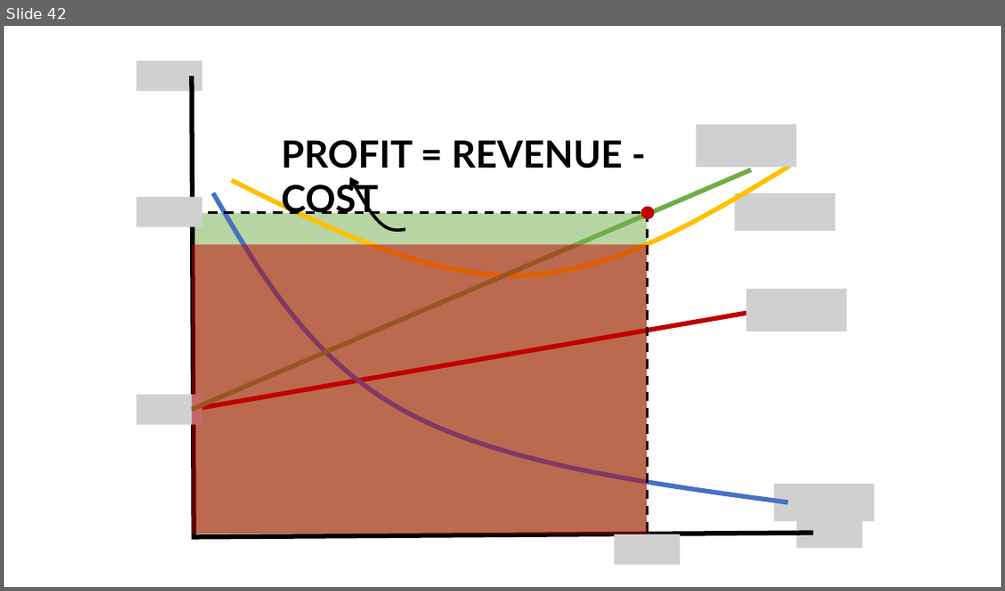
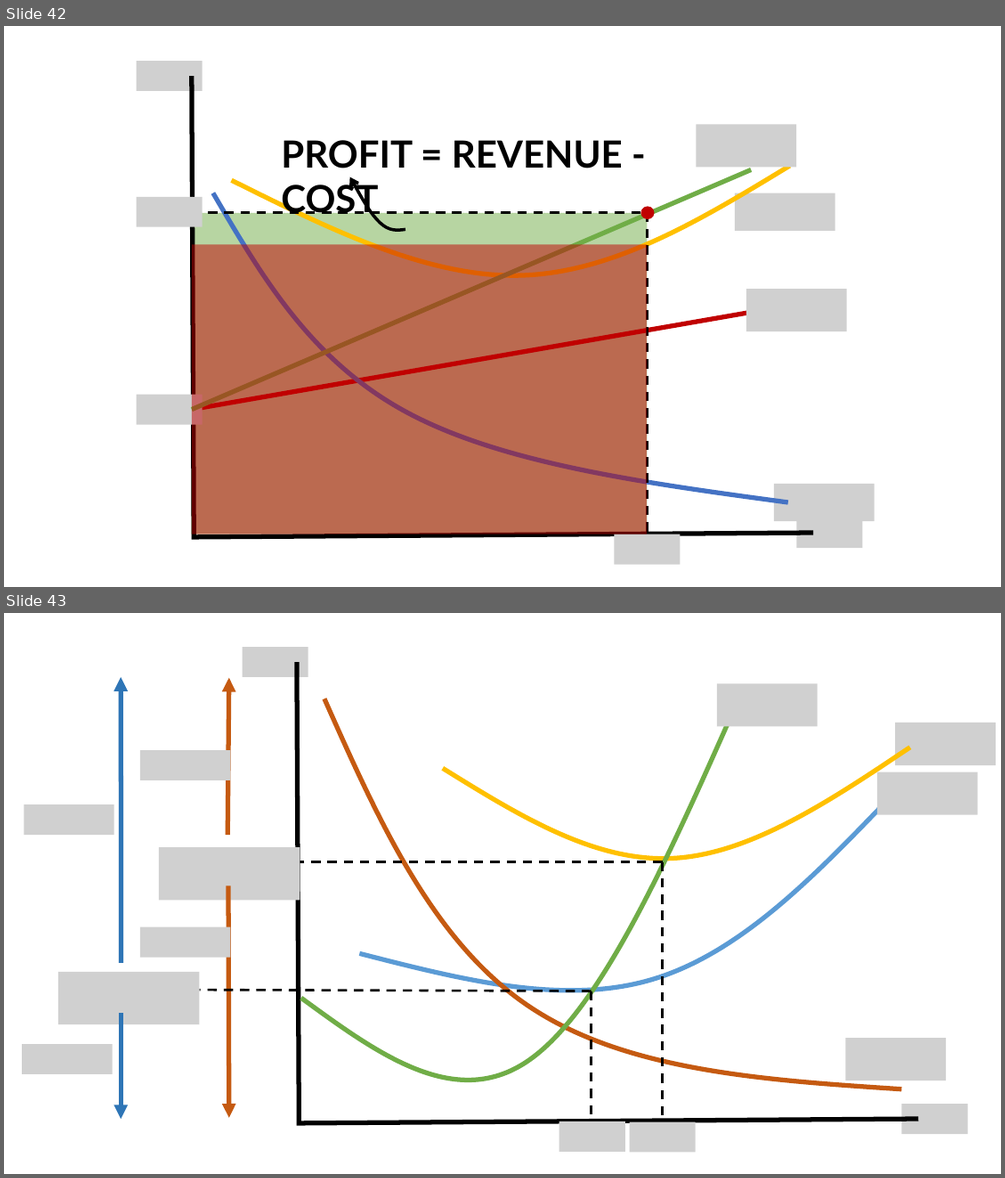
Before and after one commit to jrojas1003/EC-311, a slide deck: Slides/graph-maker.pptx. Shown one above the other, each under a label of ours: slide 42 before the commit, slides 42 and 43 after it. The pictures are 1005x591 and 1005x1178 pixels, drawn with LibreOffice and Linux fonts; fonts in the diff are those of the drawing; grey boxes stand for pictures. Boxes give left, top, right and bottom in pixels: in the first picture for what was removed or moved away, otherwise in the second. Text is boxed around its words. In the diff, an @@ line names an element or a change of style, - is before the commit and + after.

```diff
--- a/Slides/graph-maker.pptx
+++ b/Slides/graph-maker.pptx
@@ slide 43 added at (4, 613, 1001, 1174), background #FFFFFF @@
@@ picture added at (243, 647, 308, 676) @@
@@ freeform shape added at (297, 662, 919, 1124), outline #000000 4.5 pt @@
@@ arrow added from (121, 963) to (121, 677), #2E75B6 4.5 pt @@
@@ arrow added from (227, 835) to (229, 678), #C55A11 4.5 pt @@
@@ picture added at (718, 684, 817, 727) @@
@@ freeform shape added at (301, 706, 736, 1080), outline #70AD47 4.5 pt @@
@@ freeform shape added at (324, 699, 902, 1089), outline #C55A11 4.5 pt @@
@@ picture added at (896, 722, 995, 765) @@
@@ picture added at (140, 750, 231, 779) @@
@@ freeform shape added at (443, 747, 910, 859), outline #FFC000 4.5 pt @@
@@ picture added at (877, 772, 978, 815) @@
@@ freeform shape added at (359, 796, 890, 989), outline #5B9BD5 4.5 pt @@
@@ picture added at (24, 804, 114, 835) @@
@@ picture added at (159, 847, 300, 900) @@
@@ line added from (662, 862) to (299, 862), #000000 2.25 pt dashed @@
@@ line added from (662, 862) to (662, 1118), #000000 2.25 pt dashed @@
@@ arrow added from (228, 886) to (229, 1118), #C55A11 4.5 pt @@
@@ picture added at (140, 927, 231, 957) @@
@@ picture added at (58, 972, 200, 1025) @@
@@ line added from (591, 990) to (199, 989), #000000 2.25 pt dashed @@
@@ line added from (591, 990) to (591, 1119), #000000 2.25 pt dashed @@
@@ arrow added from (121, 1013) to (121, 1119), #2E75B6 4.5 pt @@
@@ picture added at (846, 1038, 947, 1080) @@
@@ picture added at (22, 1044, 113, 1074) @@
@@ picture added at (901, 1103, 967, 1134) @@
@@ picture added at (558, 1121, 624, 1151) @@
@@ picture added at (629, 1121, 695, 1151) @@
```
Also in this commit, not shown: 1 other slide added.
